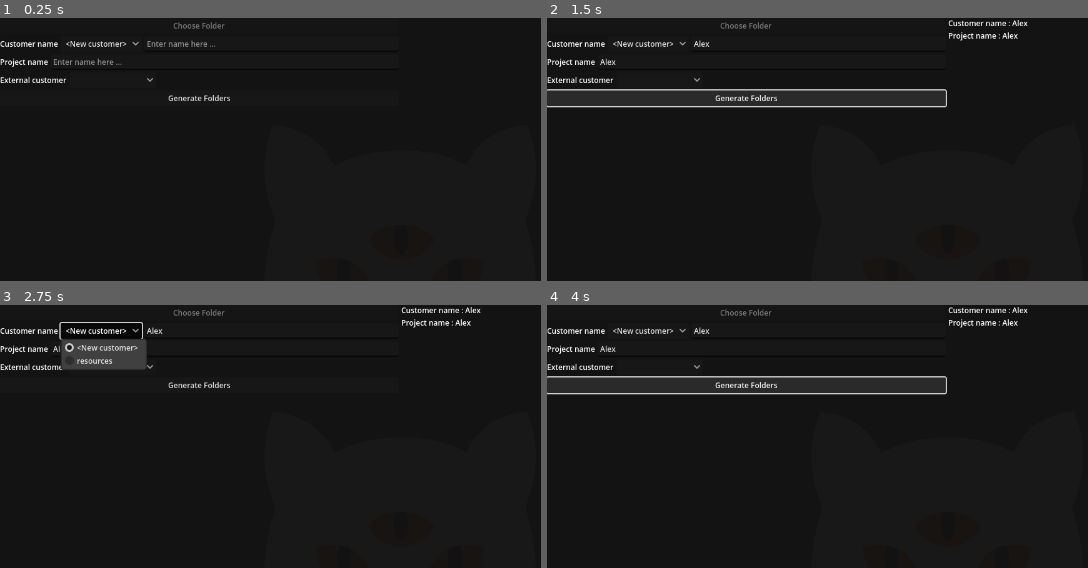
Above: before the commit, frames 1-4 (two rows, left to right).
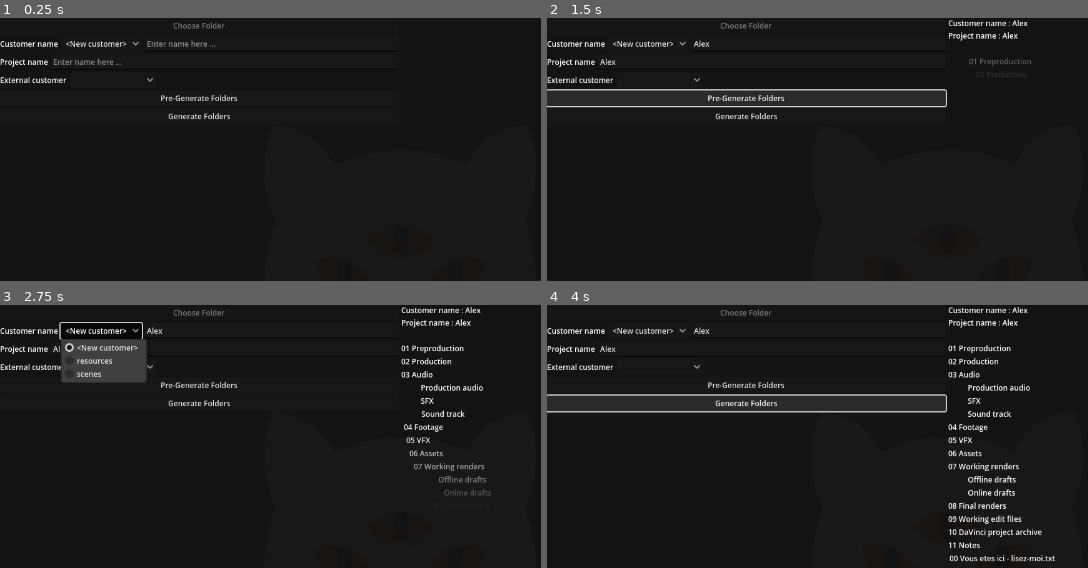
Above: after the commit, the same moments.

Repository: lutzilutz/Dionysos
Game: Godot game, scene res://scenes/main.tscn
Two runs of this game, one before a commit and one after it. Both use one fixed random seed, a clock stepped at 60 frames per second and the inputs below. Before the commit the project starts from res://main.tscn.
Inputs (mouse positions are in pixels of both pictures, inside the frame that each line leads up to):
- Up to frame 1 (0.25 s): no input
- Up to frame 2 (1.5 s): click (817, 44) at 0.52 s; type "Alex" at 0.6 s; click (774, 62) at 0.75 s; type "Alex" at 0.83 s; click (747, 99) at 1.25 s, where only the run after the commit has a clickable "Pre-Generate Folders"
- Up to frame 3 (2.75 s): click "<New customer>" at 2 s
- Up to frame 4 (4 s): click "<New customer>" at 2.75 s; click "Generate Folders" at 3.5 s

The runs differ from the first frame. In frame 1, 0.3% of the frame differs, in the area x 29-44%, y 29-39%; in frame 2, 0.4%; in frame 3, 2.3%; in frame 4, 4.7%, in the area x 0-94%, y 15-98%.

Commit message:
Begin implementing folder preview
Also migrates scenes into a specific folder

Diff:
--- a/project.godot
+++ b/project.godot
@@ -11,7 +11,7 @@
 [application]
 
 config/name="DK Dionysos"
-run/main_scene="res://main.tscn"
+run/main_scene="res://scenes/main.tscn"
 config/features=PackedStringArray("4.4", "Forward Plus")
 config/icon="res://icon.svg"
 
--- /dev/null
+++ b/scenes/folder_label.gd
@@ -0,0 +1,19 @@
+extends Label
+
+var tween: Tween
+var delay: float = 0
+
+func _ready() -> void:
+	self.modulate = Color(1,1,1,0)
+
+func activate() -> void:
+	if tween:
+		tween.kill()
+	tween = get_tree().create_tween()
+	tween.set_ease(Tween.EASE_OUT)
+	tween.set_trans(Tween.TRANS_QUAD)
+	offset_left = 50
+	modulate = Color(1,1,1,0)
+	tween.tween_interval(delay)
+	tween.tween_property(self, "offset_left", 0, 1)
+	tween.parallel().tween_property(self, "modulate", Color(1,1,1,1), 1)
--- /dev/null
+++ b/scenes/folder_label.tscn
@@ -0,0 +1,11 @@
+[gd_scene load_steps=3 format=3 uid="uid://cmr2hrl5555gh"]
+
+[ext_resource type="Theme" uid="uid://dltvaum6axc0k" path="res://resources/themes/default_button.tres" id="1_mb0pr"]
+[ext_resource type="Script" uid="uid://ygdlpeau836b" path="res://scenes/folder_label.gd" id="2_dc3cl"]
+
+[node name="Label" type="Label"]
+offset_right = 40.0
+offset_bottom = 23.0
+theme = ExtResource("1_mb0pr")
+text = "Folder"
+script = ExtResource("2_dc3cl")
--- a/main.gd
+++ b/scenes/main.gd
@@ -7,6 +7,8 @@
 
 const USER_PREF_PATH: String = "user://user_preferences.json"
 
+var FolderLabel = preload("res://scenes/folder_label.tscn")
+
 @onready var form_vbox = get_node("WorkspaceHBox/FormVBox")
 @onready var customer_line = get_node("WorkspaceHBox/FormVBox/CustomerLine")
 @onready var customer_option = get_node("WorkspaceHBox/FormVBox/CustomerLine/CustomerOption")
@@ -14,7 +16,9 @@
 @onready var project_name_edit = get_node("WorkspaceHBox/FormVBox/ProjectNameLine/ProjectNameEdit")
 @onready var production_type_option = get_node("WorkspaceHBox/FormVBox/ProductionTypeLine/ProductionTypeOption")
 @onready var generate_folder_button = get_node("WorkspaceHBox/FormVBox/ChooseFolderButton")
-@onready var summary_label = get_node("WorkspaceHBox/SummaryLabel")
+@onready var summary_vbox = get_node("WorkspaceHBox/SummaryVBox")
+@onready var summary_label = get_node("WorkspaceHBox/SummaryVBox/SummaryLabel")
+@onready var summary_folders_vbox = get_node("WorkspaceHBox/SummaryVBox/SummaryFoldersVBox")
 
 var user_preferences: UserPreferences
 var customer_name: String = ""
@@ -25,10 +29,40 @@
 func _ready() -> void:
 	user_preferences = UserPreferences.load_from_file(USER_PREF_PATH)
 	update_controls()
+	generate_folders_label()
 
 # Called every frame. 'delta' is the elapsed time since the previous frame.
 func _process(_delta: float) -> void:
 	pass
+
+func generate_folders_label() -> void:
+	for c in summary_folders_vbox.get_children():
+		c.queue_free()
+	add_new_folder("01 Preproduction")
+	add_new_folder("02 Production")
+	add_new_folder("03 Audio")
+	add_new_folder("          Production audio")
+	add_new_folder("          SFX")
+	add_new_folder("          Sound track")
+	add_new_folder("04 Footage")
+	add_new_folder("05 VFX")
+	add_new_folder("06 Assets")
+	add_new_folder("07 Working renders")
+	if production_type == ProductionType.EXTERNAL:
+		add_new_folder("          Offline drafts")
+		add_new_folder("          Online drafts")
+	else:
+		add_new_folder("          Drafts")
+	add_new_folder("08 Final renders")
+	add_new_folder("09 Working edit files")
+	add_new_folder("10 DaVinci project archive")
+	add_new_folder("11 Notes")
+	add_new_folder("00 Vous etes ici - lisez-moi.txt")
+
+func add_new_folder(text: String) -> void:
+	var temp_label = FolderLabel.instantiate()
+	temp_label.text = text
+	summary_folders_vbox.add_child(temp_label)
 
 func update_controls() -> void:
 	if not user_preferences.has_default_path:
@@ -59,6 +93,8 @@
 		else:
 			summary_label.text += "\n" + "Internal project"
 
+	summary_label.text += "\n"
+
 func _on_choose_folder_button_pressed() -> void:
 	PrintUtility.print_info("User trying to choose folder ...")
 	get_node("FileDialog").set_current_dir(user_preferences.default_path)
@@ -77,6 +113,16 @@
 func _on_file_dialog_canceled() -> void:
 	PrintUtility.print_info("User cancelled folder choice")
 
+func _on_pre_generate_folder_button_pressed() -> void:
+	PrintUtility.print_info("Start pre-generating folders ...")
+
+	for i in range(summary_folders_vbox.get_child_count()):
+		summary_folders_vbox.get_child(i).delay = i * (2.0 / summary_folders_vbox.get_child_count())
+
+	for e in summary_folders_vbox.get_children():
+		e.activate()
+	summary_vbox.get_node("TestLabel").activate()
+
 func _on_generate_folder_button_pressed() -> void:
 	PrintUtility.print_info("Start generating folders ...")
 	var result = DirAccess.make_dir_absolute(user_preferences.default_path + "/" + project_name)
@@ -87,6 +133,7 @@
 			PrintUtility.print_error("Folder already exists")
 		_:
 			PrintUtility.print_error("Unkown error : " + str(result))
+
 
 func _on_customer_option_item_selected(index: int) -> void:
 	if index == 0:
@@ -111,3 +158,4 @@
 		1:
 			production_type = ProductionType.INTERNAL
 	update_summary()
+	generate_folders_label()
--- a/main.tscn
+++ b/scenes/main.tscn
@@ -1,8 +1,9 @@
-[gd_scene load_steps=4 format=3 uid="uid://rvfixiqdxhj5"]
+[gd_scene load_steps=5 format=3 uid="uid://rvfixiqdxhj5"]
 
-[ext_resource type="Script" uid="uid://cg3dakhfpgbxn" path="res://main.gd" id="1_h26jr"]
+[ext_resource type="Script" uid="uid://cg3dakhfpgbxn" path="res://scenes/main.gd" id="1_h26jr"]
 [ext_resource type="Texture2D" uid="uid://d3pk1xx7sc4ni" path="res://resources/branding/logo_head.png" id="2_us6ij"]
 [ext_resource type="Theme" uid="uid://dltvaum6axc0k" path="res://resources/themes/default_button.tres" id="3_4krfr"]
+[ext_resource type="PackedScene" uid="uid://cmr2hrl5555gh" path="res://scenes/folder_label.tscn" id="4_jyhfs"]
 
 [node name="Main" type="Control"]
 layout_mode = 3
@@ -104,6 +105,11 @@
 popup/item_1/text = "Homemade"
 popup/item_1/id = 1
 
+[node name="PreGenerateFolderButton" type="Button" parent="WorkspaceHBox/FormVBox"]
+layout_mode = 2
+theme = ExtResource("3_4krfr")
+text = "Pre-Generate Folders"
+
 [node name="GenerateFolderButton" type="Button" parent="WorkspaceHBox/FormVBox"]
 layout_mode = 2
 theme = ExtResource("3_4krfr")
@@ -113,11 +119,22 @@
 layout_mode = 2
 theme = ExtResource("3_4krfr")
 
-[node name="SummaryLabel" type="Label" parent="WorkspaceHBox"]
+[node name="SummaryVBox" type="VBoxContainer" parent="WorkspaceHBox"]
+layout_mode = 2
+size_flags_horizontal = 3
+
+[node name="SummaryLabel" type="Label" parent="WorkspaceHBox/SummaryVBox"]
 layout_mode = 2
 size_flags_horizontal = 3
 size_flags_vertical = 1
 theme = ExtResource("3_4krfr")
+
+[node name="TestLabel" parent="WorkspaceHBox/SummaryVBox" instance=ExtResource("4_jyhfs")]
+visible = false
+layout_mode = 2
+
+[node name="SummaryFoldersVBox" type="VBoxContainer" parent="WorkspaceHBox/SummaryVBox"]
+layout_mode = 2
 
 [connection signal="canceled" from="FileDialog" to="." method="_on_file_dialog_canceled"]
 [connection signal="dir_selected" from="FileDialog" to="." method="_on_file_dialog_dir_selected"]
@@ -127,4 +144,5 @@
 [connection signal="text_changed" from="WorkspaceHBox/FormVBox/CustomerLine/CustomerEdit" to="." method="_on_customer_edit_text_changed"]
 [connection signal="text_changed" from="WorkspaceHBox/FormVBox/ProjectNameLine/ProjectNameEdit" to="." method="_on_project_name_edit_text_changed"]
 [connection signal="item_selected" from="WorkspaceHBox/FormVBox/ProductionTypeLine/ProductionTypeOption" to="." method="_on_production_type_option_item_selected"]
+[connection signal="pressed" from="WorkspaceHBox/FormVBox/PreGenerateFolderButton" to="." method="_on_pre_generate_folder_button_pressed"]
 [connection signal="pressed" from="WorkspaceHBox/FormVBox/GenerateFolderButton" to="." method="_on_generate_folder_button_pressed"]
Not shown, added: scenes/folder_label.gd.uid
Renamed: main.gd.uid -> scenes/main.gd.uid
Renamed: print_utility.gd -> scenes/print_utility.gd
Renamed: print_utility.gd.uid -> scenes/print_utility.gd.uid
Renamed: user_preferences.gd -> scenes/user_preferences.gd
Renamed: user_preferences.gd.uid -> scenes/user_preferences.gd.uid
